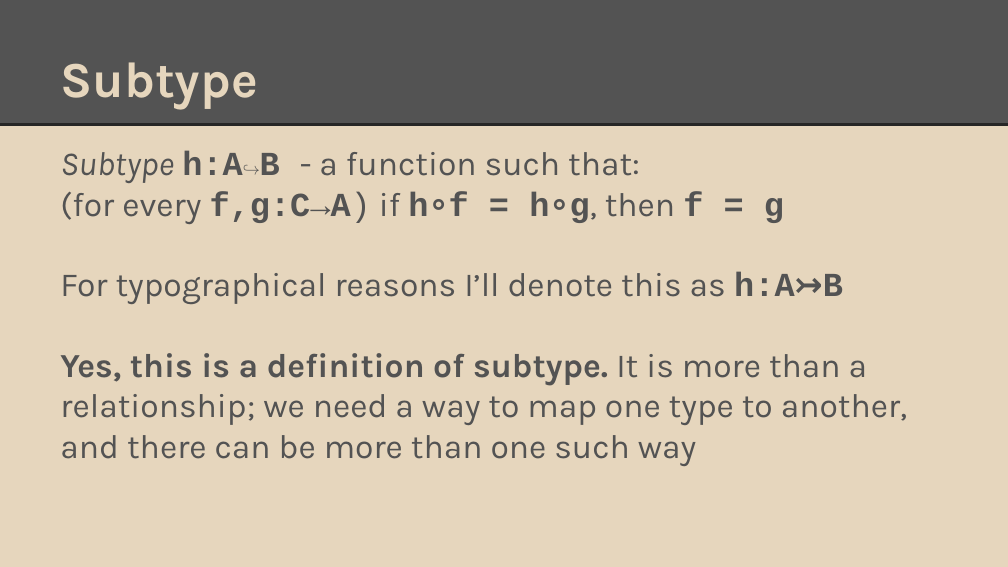
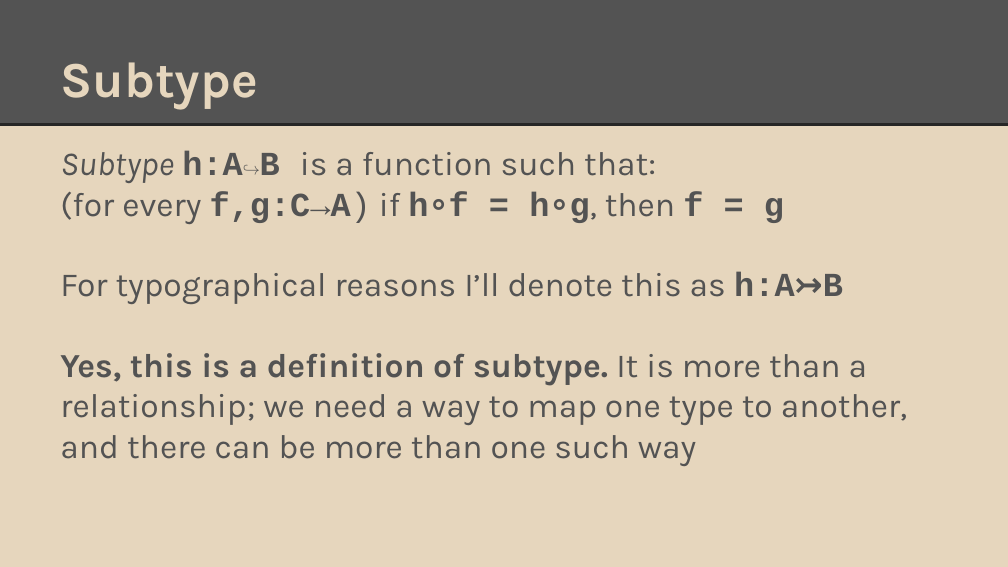
Before and after one commit to degoes-consulting/lambdaconf-2015, a slide deck: slide 9 of speakers/vpatryshev/intuitionistic-type-theory/IntroToIntuitionisticTypeTheory.pptx. Drawn at 1008x567 pixels with LibreOffice and Linux fonts; fonts in the diff are those of the drawing. Boxes give left, top, right and bottom in pixels: in the first picture for what was removed or moved away, otherwise in the second. Text is boxed around its words. In the diff, an @@ line names an element or a change of style, - is before the commit and + after.

```diff
--- a/speakers/vpatryshev/intuitionistic-type-theory/IntroToIntuitionisticTypeTheory.pptx
+++ b/speakers/vpatryshev/intuitionistic-type-theory/IntroToIntuitionisticTypeTheory.pptx
@@ text at [60, 151, 656, 183]: text changed @@
-Subtype h:A↪B - a function such that:
+Subtype h:A↪B is a function such that:
```
Also in this commit, not shown: 6 other slides changed.
